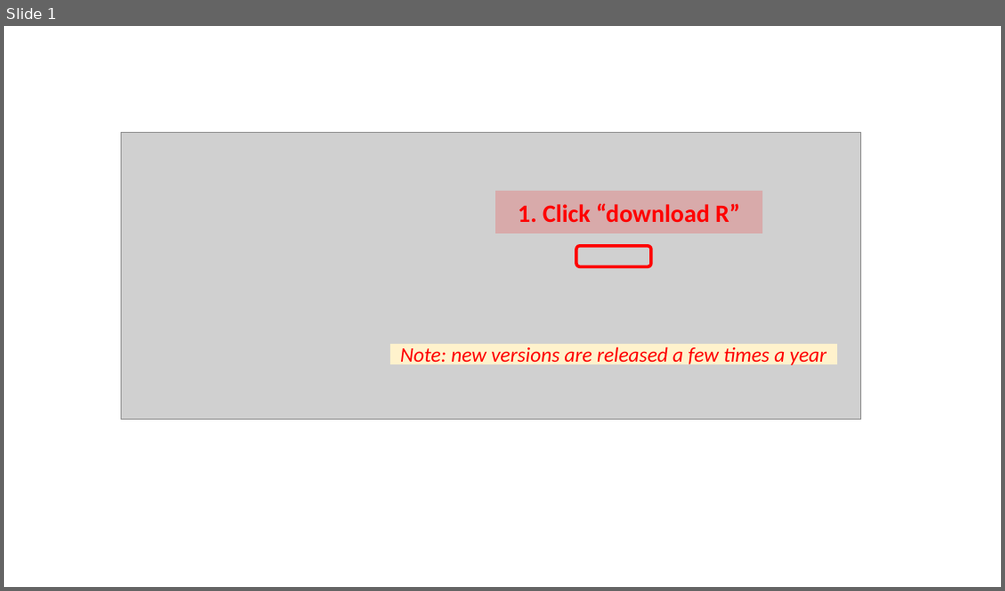
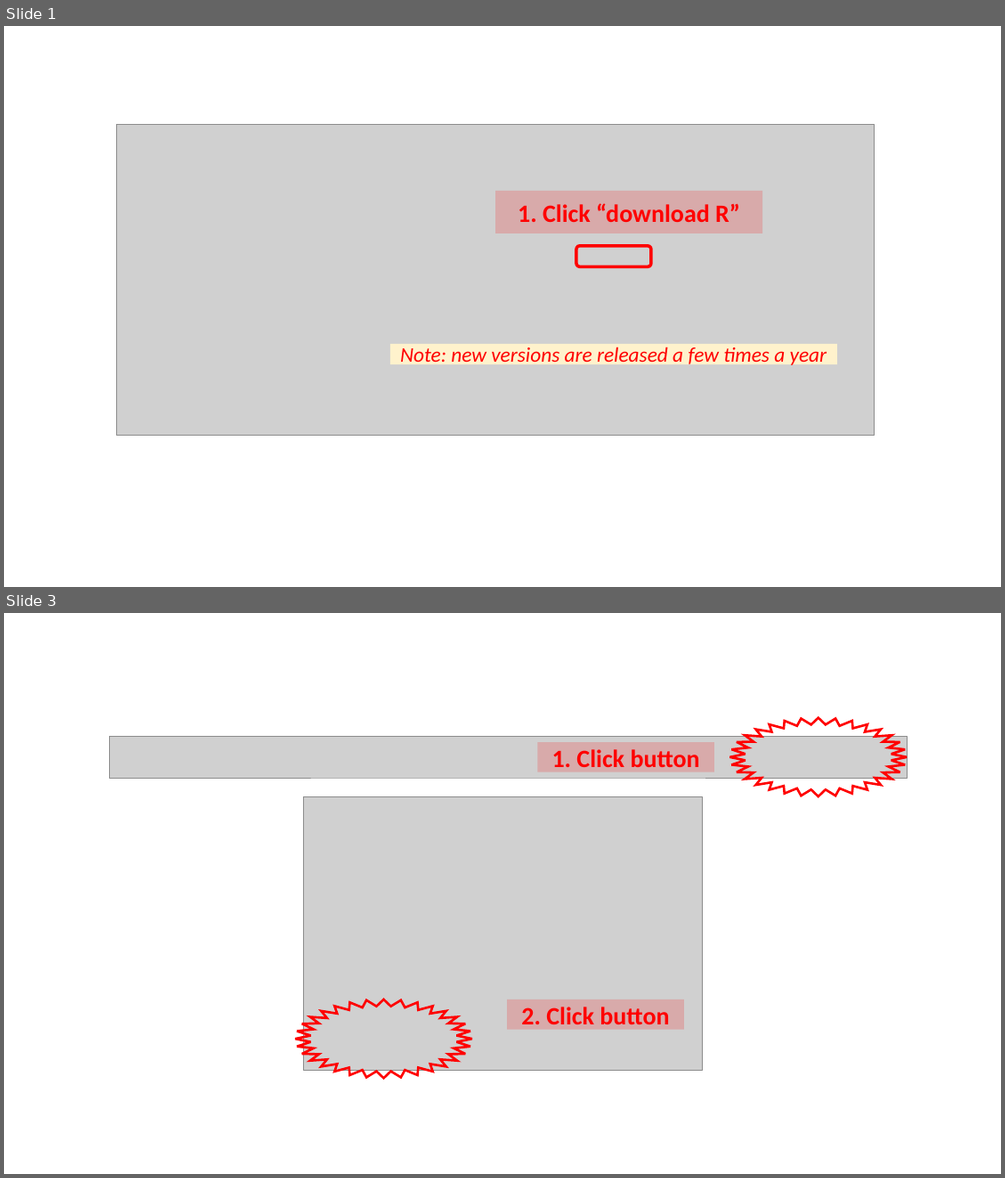
Before and after one commit to CEHS-research/eBook_install, a slide deck: images/image annotations.pptx. Shown one above the other, each under a label of ours: slide 1 before the commit, slides 1 and 3 after it; the slides between them are not shown. The pictures are 1005x591 and 1005x1178 pixels, drawn with LibreOffice and Linux fonts; fonts in the diff are those of the drawing; grey boxes stand for pictures. Boxes give left, top, right and bottom in pixels: in the first picture for what was removed or moved away, otherwise in the second. Text is boxed around its words. In the diff, an @@ line names an element or a change of style, - is before the commit and + after.

```diff
--- a/images/image annotations.pptx
+++ b/images/image annotations.pptx
@@ slide 3 added at [4,613,1001,1174], background #FFFFFF @@
@@ star added at [730,718,906,796], outline #FF0000 2.25 pt @@
@@ picture added at [109,737,907,778] @@
@@ rectangle added at [538,742,714,772], fill #FF0000 at 18% opacity, 24 pt, text #FF0000, bold @@
+1. Click button
@@ picture added at [303,796,702,1070] @@
@@ star added at [296,999,472,1078], outline #FF0000 2.25 pt @@
@@ rectangle added at [507,999,684,1030], fill #FF0000 at 18% opacity, 24 pt, text #FF0000, bold @@
+2. Click button
@@ slide 1 changed as well @@
@@ picture: place and size @@
-picture at [121,132,861,419]
+picture at [117,124,874,435]
```
Also in this commit, not shown: 2 other slides added, 28 other files.
